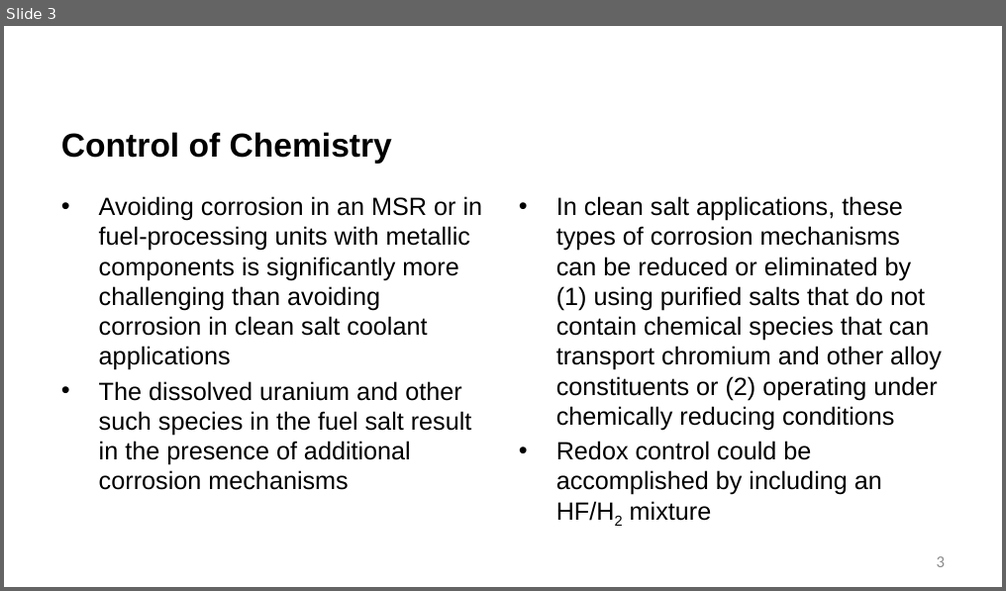
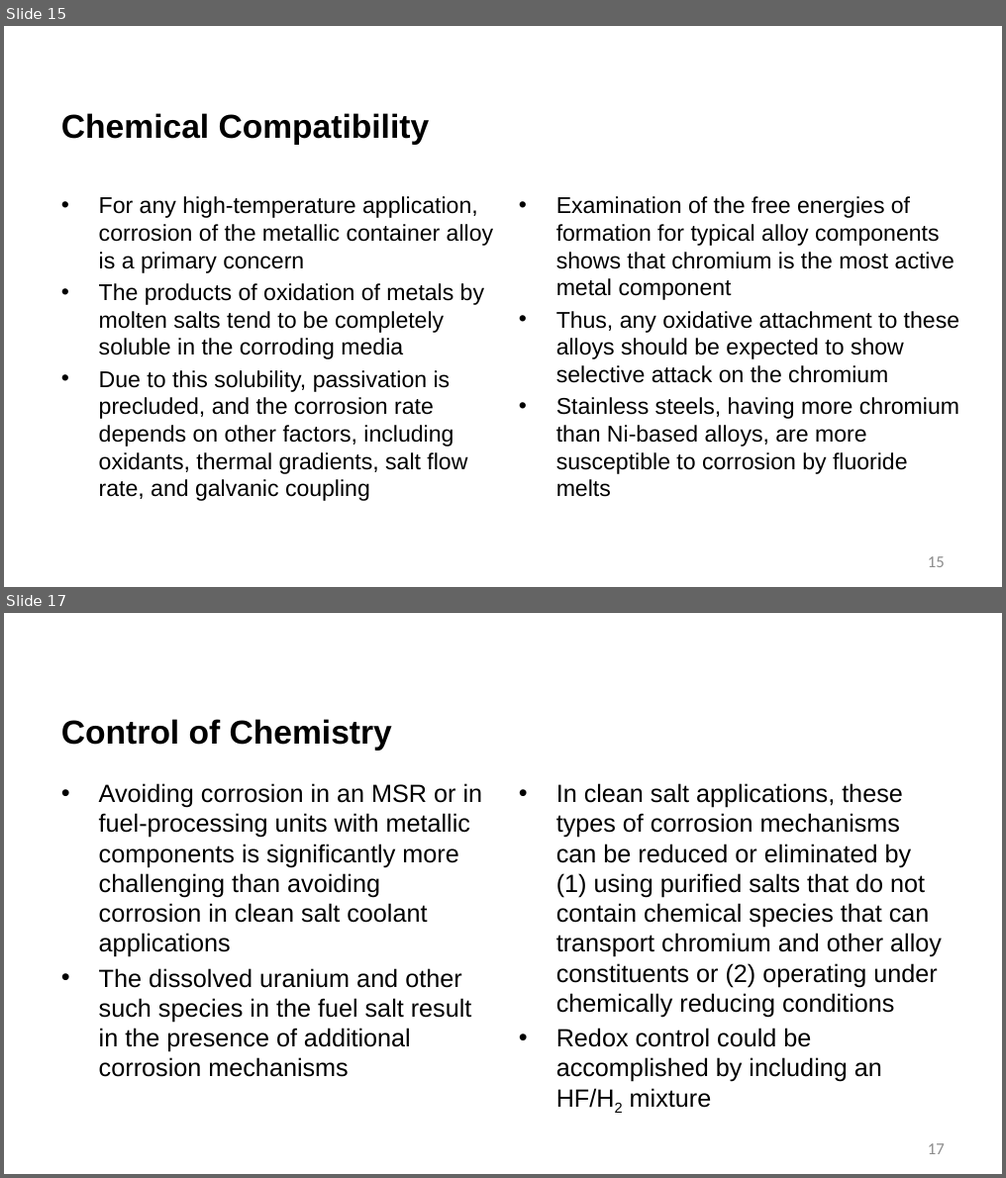
Before and after one commit to benbeeler/TEACHING, a slide deck: Advanced Reactor Materials/Fall2026/Lec14_MoltenSalts.pptx. Shown one above the other, each under a label of ours: slide 3 before the commit, slides 15 and 17 after it; the slides between them are not shown. The pictures are 1006x591 and 1006x1178 pixels, drawn with LibreOffice and Linux fonts; fonts in the diff are those of the drawing; background and template pictures are left out. Boxes give left, top, right and bottom in pixels: in the first picture for what was removed or moved away, otherwise in the second. Text is boxed around its words. In the diff, an @@ line names an element or a change of style, - is before the commit and + after.

```diff
--- a/Advanced Reactor Materials/Fall2026/Lec14_MoltenSalts.pptx
+++ b/Advanced Reactor Materials/Fall2026/Lec14_MoltenSalts.pptx
@@ slide 15 added at (x1=4, y1=26, x2=1002, y2=587), background #FFFFFF @@
@@ title added at (x1=61, y1=113, x2=430, y2=145), 32 pt, text #000000, bold @@
+Chemical Compatibility
@@ text added at (x1=99, y1=196, x2=493, y2=501), 22 pt, text #000000 @@
+• For any high-temperature application, corrosion of the metallic container alloy is a primary concern
+• The products of oxidation of metals by molten salts tend to be completely soluble in the corroding media
+• Due to this solubility, passivation is precluded, and the corrosion rate depends on other factors, including oxidants, thermal gradients, salt flow rate, and galvanic coupling
@@ text added at (x1=556, y1=196, x2=959, y2=497), 22 pt, text #000000 @@
+• Examination of the free energies of formation for typical alloy components shows that chromium is the most active metal component
+• Thus, any oxidative attachment to these alloys should be expected to show selective attack on the chromium
+• Stainless steels, having more chromium than Ni-based alloys, are more susceptible to corrosion by fluoride melts
@@ page number added at (x1=928, y1=557, x2=944, y2=568), 16 pt, text #8C8C8C @@
+15
@@ what was slide 3 is now slide 17 @@
@@ page number at (x1=928, y1=1144, x2=944, y2=1155): text changed @@
-3
+17
```
Also in this commit, not shown: 13 other slides added, 13 other files.
